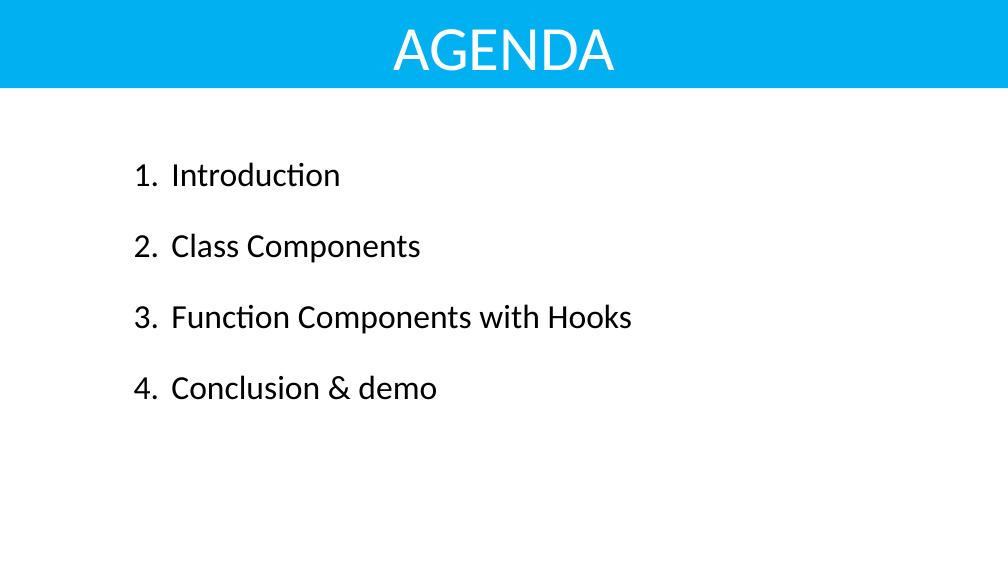
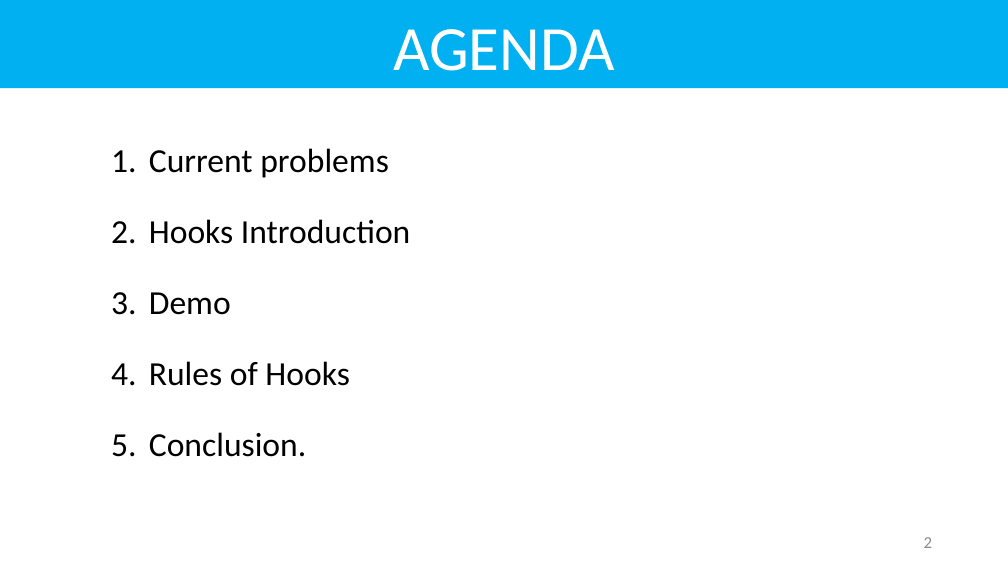
Before and after one commit to NhanHoang8195/react-hook-demo, a slide deck: slide 2 of ReactHooks.pptx. Drawn at 1008x567 pixels with LibreOffice and Linux fonts; fonts in the diff are those of the drawing. Boxes give left, top, right and bottom in pixels: in the first picture for what was removed or moved away, otherwise in the second. Text is boxed around its words. In the diff, an @@ line names an element or a change of style, - is before the commit and + after.

```diff
--- a/ReactHooks.pptx
+++ b/ReactHooks.pptx
@@ subtitle at (x1=149, y1=148, x2=410, y2=457): text changed @@
-1. Introduction
-2. Class Components
-3. Function Components with Hooks
-4. Conclusion & demo
+1. Current problems
+2. Hooks Introduction
+3. Demo
+4. Rules of Hooks
+5. Conclusion.
@@ text added at (x1=924, y1=537, x2=932, y2=548), 16 pt, text #8C8C8C @@
+2
```
Also in this commit, not shown: 4 other slides changed, 4 slides added, 5 slides removed, 8 other files.
